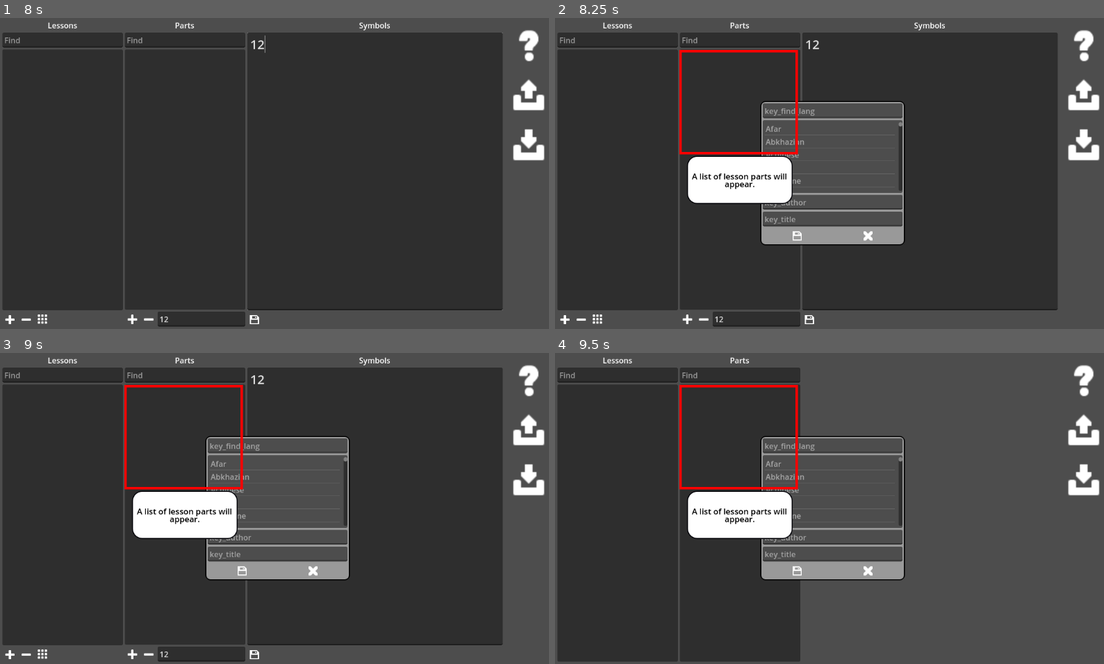
Above: before the commit, frames 1-4 (two rows, left to right).
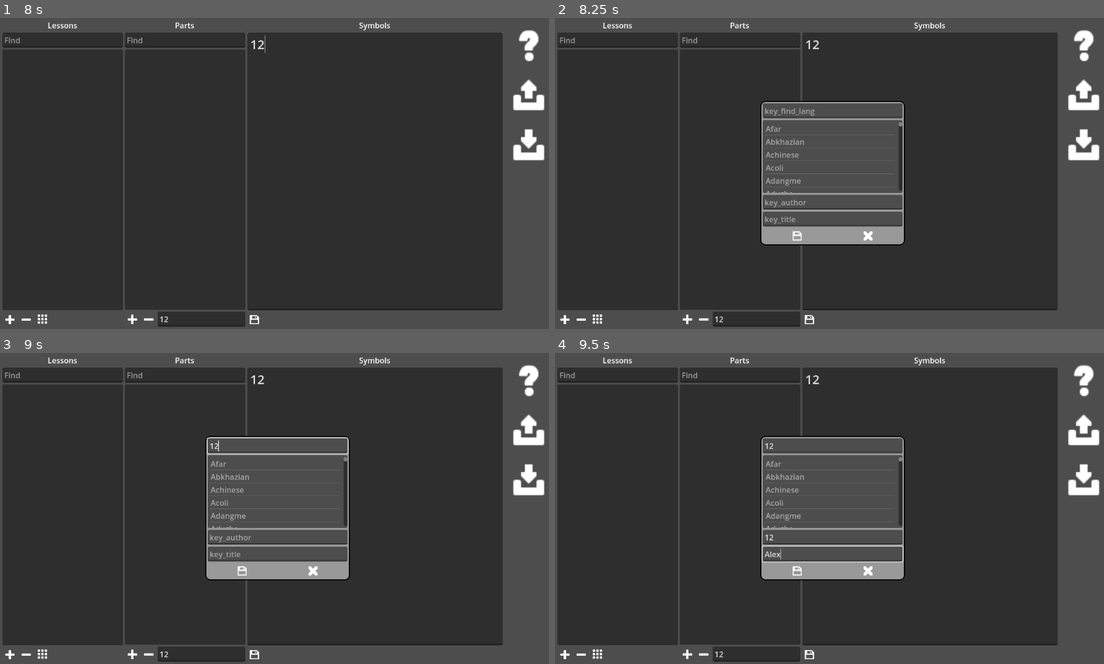
Above: after the commit, the same moments.

Repository: Medex81/100mina
Game: Godot game, scene res://app/scenes/lessons.tscn
Two runs of this game, one before a commit and one after it. Both use one fixed random seed, a clock stepped at 60 frames per second and the inputs below.
Inputs (mouse positions are in pixels of both pictures, inside the frame that each line leads up to):
- Up to frame 1 (8 s): click (60, 39) at 0.52 s; type "Alex" at 0.6 s; click (186, 39) at 0.75 s; type "Alex" at 0.83 s; click (527, 92) at 1.25 s; click (527, 142) at 2 s; click (527, 92) at 2.75 s; click (527, 142) at 3.5 s; click (527, 92) at 4.25 s; click (527, 142) at 5 s; click (527, 42) at 5.75 s; tap Enter at 6.5 s; move the mouse to (60, 58) at 6.52 s; tap E at 6.6 s; click (60, 58) at 6.67 s; click (203, 319) at 7.27 s; type "12" at 7.35 s; click (373, 170) at 7.5 s; type "12" at 7.58 s
- Up to frame 2 (8.25 s): click (565, 319) at 8.02 s
- Up to frame 3 (9 s): click (279, 446) at 8.77 s; type "12" at 8.85 s
- Up to frame 4 (9.5 s): click (834, 536) at 9 s; type "12" at 9.08 s; click (834, 555) at 9.23 s; type "Alex" at 9.32 s

Frame 1 is identical in both runs. In frame 2, 3.6% of the frame differs, in the area x 22-45%, y 10-60%; in frame 3, 3.8%; in frame 4, 38%, in the area x 0-92%, y 1-100%.

Commit message:
Now the paused step can be started only by its name in the argument.

Diff:
--- a/app/scenes/tutor/step.gd
+++ b/app/scenes/tutor/step.gd
@@ -31,16 +31,18 @@
 		_next_step = children_array[index + 1]
 
 	if is_active_step:
-		show_step()
+		show_step(name)
 
-func show_step():
-	if is_active_step:
+func show_step(step_name:String):
+	if is_active_step and step_name == name:
 		get_parent().show()
 		show()
 		if not _hint.is_empty():
 			$margin/hint.text = tr(_hint)
 
 func hide_step():
+	if is_active_step == false:
+		return
 	is_active_step = false
 	if _next_step == null:
 		TypeEngine.set_tutor_done(get_parent().name)
@@ -52,4 +54,4 @@
 	# Activate the next step
 	_next_step.is_active_step = true
 	if is_paused == false:
-		_next_step.show_step()
+		_next_step.show_step(_next_step.name)
--- a/app/scenes/tutor/step.tscn
+++ b/app/scenes/tutor/step.tscn
@@ -34,11 +34,11 @@
 theme_override_constants/margin_top = 5
 theme_override_constants/margin_right = 5
 theme_override_constants/margin_bottom = 5
+metadata/_edit_use_anchors_ = true
 
 [node name="hint" type="Label" parent="margin"]
 layout_mode = 2
-size_flags_horizontal = 3
-size_flags_vertical = 3
+size_flags_vertical = 1
 theme_override_colors/font_color = Color(0, 0, 0, 1)
 theme_override_constants/outline_size = -6
 theme_override_constants/line_spacing = -8
@@ -46,4 +46,5 @@
 text = "key_hint"
 horizontal_alignment = 1
 vertical_alignment = 1
-autowrap_mode = 3
+autowrap_mode = 2
+text_overrun_behavior = 3
--- a/app/scenes/tutor/step_goal.gd
+++ b/app/scenes/tutor/step_goal.gd
@@ -7,7 +7,7 @@
 		hide_step()
 
 func _unhandled_input(event):
-	if event is InputEventKey and event.is_pressed()  and is_handle_key == true:
+	if event is InputEventKey and event.is_pressed() and is_handle_key == true and visible == true:
 		hide_step()
 
 func hide_step():
